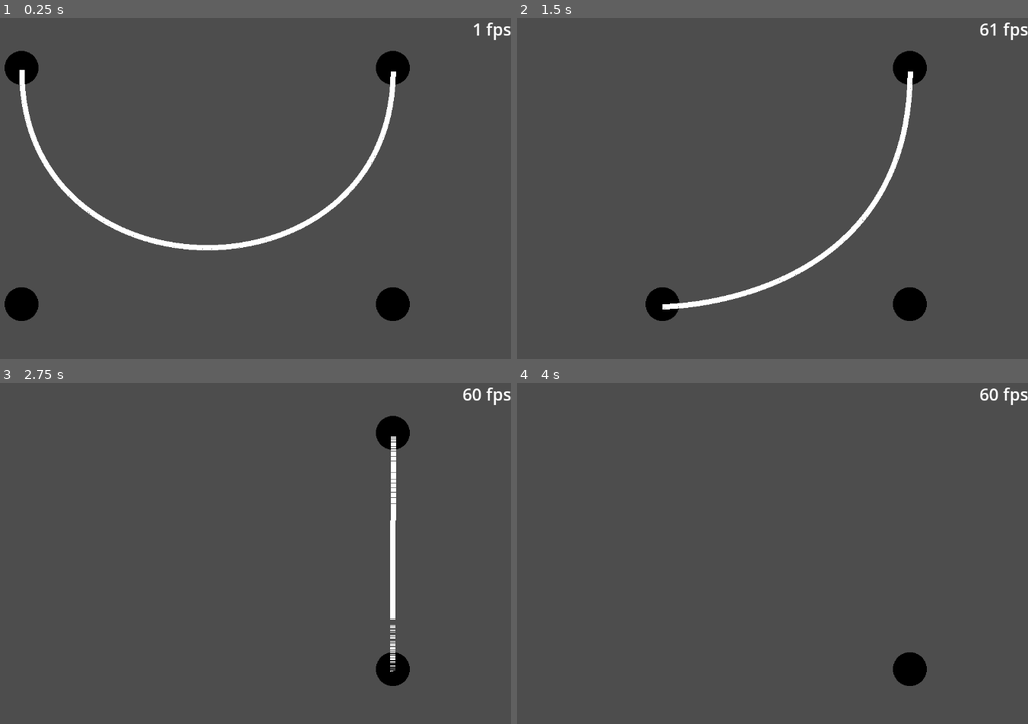
Above: before the commit, frames 1-4 (two rows, left to right).
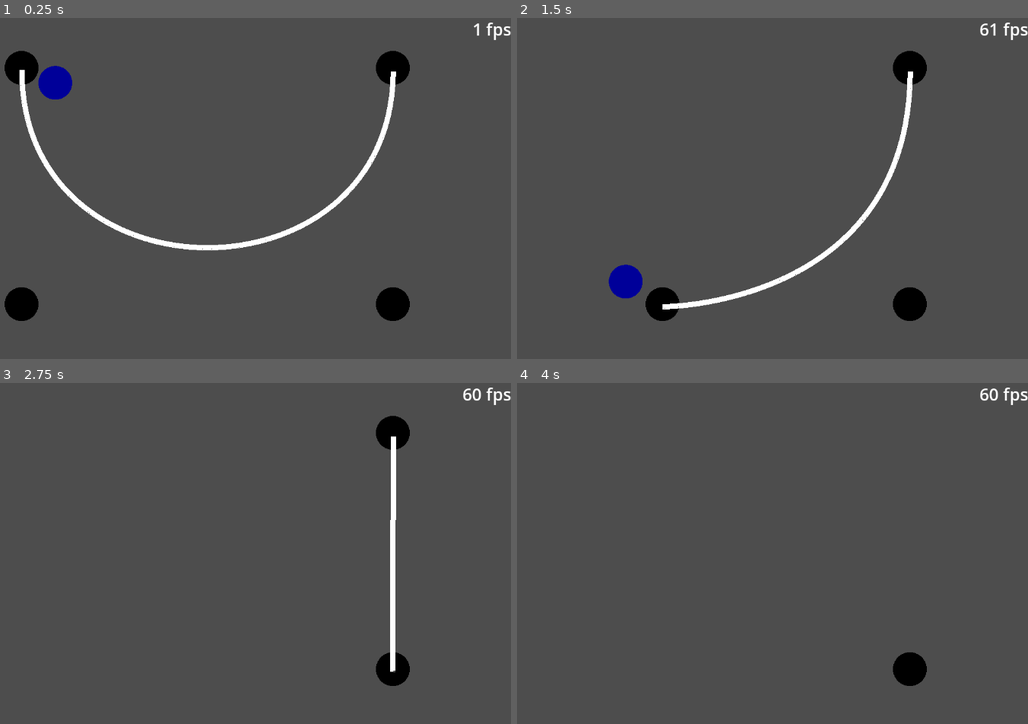
Above: after the commit, the same moments.

Repository: alideno/Godot-Cubic-Bezier-Curve-Generator
Game: Godot game, scene res://testing_ground.tscn
Same seed, same stepped clock (60 frames per second), same inputs: the game is played once before the commit and once after it. The engine's default icon, where the game draws it, is replaced by a stand-in: a white triangle on a blue panel in a dark square.
Inputs (mouse positions are in pixels of both pictures, inside the frame that each line leads up to):
- Up to frame 1 (0.25 s): no input
- Up to frame 2 (1.5 s): drag from (537, 69) to (537, 304) at 0.52 s; drag from (537, 304) to (910, 304) at 1.27 s
- Up to frame 3 (2.75 s): click (393, 669) at 2.17 s
- Up to frame 4 (4 s): tap Enter at 2.75 s; drag from (910, 434) to (910, 669) at 2.77 s; tap Space at 3.5 s; move the mouse to (905, 604) at 3.52 s; click (905, 604) at 3.67 s

The runs differ from the first frame. In frame 1, 0.5% of the frame differs, in the area x 7-15%, y 14-24%; in frame 2, 0.5%, in the area x 17-25%, y 72-83%; in frame 3, 0.2%; in frame 4, nothing differs.

Commit message:
triple the fps when moving the curve

Diff:
--- a/scenes/control_knob.tscn
+++ b/scenes/control_knob.tscn
@@ -9,8 +9,8 @@
 shader_parameter/amt = 1.0
 shader_parameter/color = Color(0, 0, 0, 1)
 
-[sub_resource type="RectangleShape2D" id="RectangleShape2D_guy18"]
-size = Vector2(64, 64)
+[sub_resource type="CircleShape2D" id="CircleShape2D_guy18"]
+radius = 32.0
 
 [node name="ControlKnob" type="Area2D" unique_id=1258546796]
 script = ExtResource("1_4kcs8")
@@ -21,4 +21,4 @@
 texture = ExtResource("2_l00a0")
 
 [node name="CollisionShape2D" type="CollisionShape2D" parent="." unique_id=195446385]
-shape = SubResource("RectangleShape2D_guy18")
+shape = SubResource("CircleShape2D_guy18")
--- a/scenes/cubic_bezier_curve.tscn
+++ b/scenes/cubic_bezier_curve.tscn
@@ -1,6 +1,12 @@
 [gd_scene format=3 uid="uid://cqee5c31uibbg"]
 
-[ext_resource type="Script" uid="uid://bwoxja6wuey8p" path="res://scripts/bezier_curve.gd" id="1_dmpkk"]
+[ext_resource type="Script" uid="uid://bwoxja6wuey8p" path="res://scripts/cubic_bezier_curve.gd" id="1_dmpkk"]
 
-[node name="CubicBezierCurve" type="Node2D" unique_id=1451203296]
+[node name="CubicBezierCurve" type="StaticBody2D" unique_id=417804616]
 script = ExtResource("1_dmpkk")
+collision = true
+
+[node name="CollisionPolygon2D" type="CollisionPolygon2D" parent="." unique_id=215884260]
+build_mode = 1
+
+[node name="MeshInstance2D" type="MeshInstance2D" parent="." unique_id=1164257067]
--- a/scripts/bezier_curve.gd
+++ b/scripts/cubic_bezier_curve.gd
@@ -5,11 +5,16 @@
 @export var control_point3: Marker2D
 @export var control_point4: Marker2D
 
-@export var step_size: float = 0.01
+@export var step_size: float = 0.001
 @export var square_size: float = 1.0
 @export var square_color: Color = Color.WHITE
 
+@export var collision: bool = false
+
 var shader_res = preload("res://circle.gdshader")
+
+@onready var collision_shape : CollisionPolygon2D = $CollisionPolygon2D
+@onready var mesh_instance : MeshInstance2D = $MeshInstance2D
 
 var points: Array # List of the control point coordinates
 var control_points: Array
@@ -30,6 +35,7 @@
 			interpolate(step_size)
 			return
 
+## Given the step size creates a cruve with 1/step points
 func interpolate(step: float) -> void:
 	var step_count : int = (1/step) - 1
 
@@ -37,14 +43,21 @@
 	#mark_point(last_coord)
 	var u = step
 
+	var top_points : PackedVector2Array = []
+	var bottom_points : PackedVector2Array = []
+
+	var vertices : PackedVector2Array = []
+
+
 	for i in range(step_count):
 		# Constant for every rectangle
 		var colorRect : ColorRect = ColorRect.new()
-		add_child(colorRect)
+		#add_child(colorRect)
 		colorRect.color = square_color
 
 
 		var new_coord : Vector2 = Bezier(u)
+
 
 		# Used to calculate the size of the rectangle
 		var distance : float = last_coord.distance_to(new_coord)
@@ -59,12 +72,61 @@
 		var angle = (last_coord-new_coord).angle()
 		colorRect.rotation = angle
 
+		if collision:
+			# Get the Transform
+			var xform = get_global_transform().affine_inverse() * colorRect.get_global_transform()
+			var s = colorRect.size
+
+			# Collect top vertices (moving forward)
+			top_points.append(xform * Vector2(0, 0))
+			top_points.append(xform * Vector2(s.x, 0))
+
+			# Collect bottom vertices (moving forward, will reverse later)
+			bottom_points.append(xform * Vector2(s.x, s.y))
+			bottom_points.append(xform * Vector2(0, s.y))
 
 		#mark_point(new_coord)
+		var xform = get_global_transform().affine_inverse() * colorRect.get_global_transform()
+		var s = colorRect.size
+
+		# 0,0    s.x,0
+		# 0,s.y  s.x,s.y
+
+		# The S in SOLID principles refers to "Single responsibility principle"
+		# One
+
+		vertices.push_back(xform * Vector2(0, 0))
+		vertices.push_back(xform * Vector2(s.x, 0))
+		vertices.push_back(xform * Vector2(0, s.y))
+		vertices.push_back(xform * Vector2(s.x, 0))
+		vertices.push_back(xform * Vector2(0, s.y))
+		vertices.push_back(xform * Vector2(s.x, s.y))
+
+
+
 		u = u + step
 		last_coord = new_coord
 
-# Returns the point the curve is at t, 0 <= t <= 1
+	var arr_mesh = ArrayMesh.new()
+	var arrays = []
+	arrays.resize(Mesh.ARRAY_MAX)
+	arrays[Mesh.ARRAY_VERTEX] = vertices
+	# Create the Mesh.
+	arr_mesh.add_surface_from_arrays(Mesh.PRIMITIVE_TRIANGLES, arrays)
+
+	mesh_instance.mesh = arr_mesh
+
+	if collision:
+		# Reverse the bottom points so the polygon draws a continuous loop
+		bottom_points.reverse()
+
+		# Combine them into one final array
+		var full_hull : PackedVector2Array = top_points
+		full_hull.append_array(bottom_points)
+		collision_shape.polygon = full_hull
+
+
+## Returns the point the curve is at t, 0 <= t <= 1
 func Bezier(t: float) -> Vector2:
 	if t < 0 or t > 1:
 		print("t value out of range, t = " + str(t))
@@ -75,6 +137,7 @@
 
 	return point
 
+## Debug Tool
 func mark_point(point: Vector2) -> void:
 	var debug_size = 20.0
 	var colorRect : ColorRect = ColorRect.new()
@@ -84,9 +147,12 @@
 	colorRect.position = point
 	add_child(colorRect)
 
+## Clear EVERYTHING related to the curve (except itself)
 func clear_all() -> void:
 	if get_child_count() == 0:
 		return
 
 	for child in get_children():
+		if child == collision_shape || child == mesh_instance:
+			continue
 		child.queue_free()
--- a/testing_ground.tscn
+++ b/testing_ground.tscn
@@ -3,6 +3,16 @@
 [ext_resource type="Script" uid="uid://ht4rd8u38mwt" path="res://testing_ground.gd" id="1_71d8t"]
 [ext_resource type="PackedScene" uid="uid://cqee5c31uibbg" path="res://scenes/cubic_bezier_curve.tscn" id="1_q4otm"]
 [ext_resource type="PackedScene" uid="uid://biamhtixd1i2f" path="res://scenes/control_knob.tscn" id="2_1aoan"]
+[ext_resource type="Shader" uid="uid://djesra41vm0ai" path="res://circle.gdshader" id="4_ytm02"]
+[ext_resource type="Texture2D" uid="uid://djkgoyfubmi2e" path="res://icon.svg" id="5_1phy5"]
+
+[sub_resource type="ShaderMaterial" id="ShaderMaterial_frp2q"]
+shader = ExtResource("4_ytm02")
+shader_parameter/amt = 1.0
+shader_parameter/color = Color(0, 0, 0.6, 1)
+
+[sub_resource type="CircleShape2D" id="CircleShape2D_alr7o"]
+radius = 32.0
 
 [node name="Random Scene" type="Node2D" unique_id=877713704]
 script = ExtResource("1_71d8t")
@@ -28,11 +38,11 @@
 [node name="P4" type="Marker2D" parent="ControlKnob4" unique_id=1097105392]
 
 [node name="CubicBezierCurve" parent="." unique_id=1451203296 node_paths=PackedStringArray("control_point1", "control_point2", "control_point3", "control_point4") instance=ExtResource("1_q4otm")]
+position = Vector2(576, 328)
 control_point1 = NodePath("../ControlKnob/P1")
 control_point2 = NodePath("../ControlKnob2/P2")
 control_point3 = NodePath("../ControlKnob3/P3")
 control_point4 = NodePath("../ControlKnob4/P4")
-step_size = 0.001
 square_size = 10.0
 
 [node name="Label" type="Label" parent="." unique_id=1735841466]
@@ -42,3 +52,15 @@
 theme_override_font_sizes/font_size = 32
 text = "100 FPS"
 horizontal_alignment = 2
+
+[node name="RigidBody2D" type="RigidBody2D" parent="." unique_id=1418566089]
+position = Vector2(288, 96)
+
+[node name="Icon" type="Sprite2D" parent="RigidBody2D" unique_id=252018461]
+material = SubResource("ShaderMaterial_frp2q")
+position = Vector2(1.5258789e-05, 0)
+scale = Vector2(0.50000006, 0.5)
+texture = ExtResource("5_1phy5")
+
+[node name="CollisionShape2D" type="CollisionShape2D" parent="RigidBody2D" unique_id=978433255]
+shape = SubResource("CircleShape2D_alr7o")
Renamed: scripts/bezier_curve.gd.uid -> scripts/cubic_bezier_curve.gd.uid
